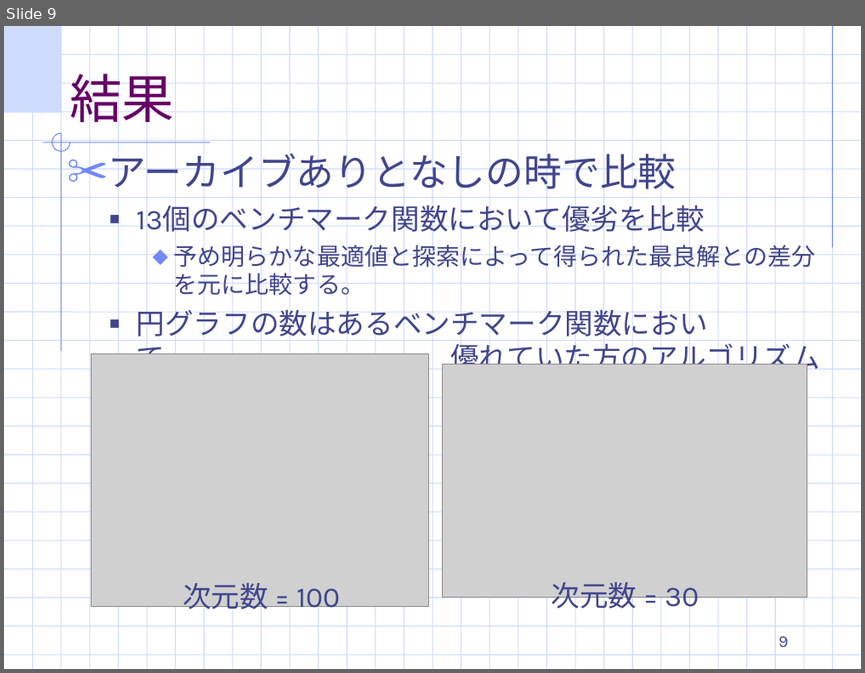
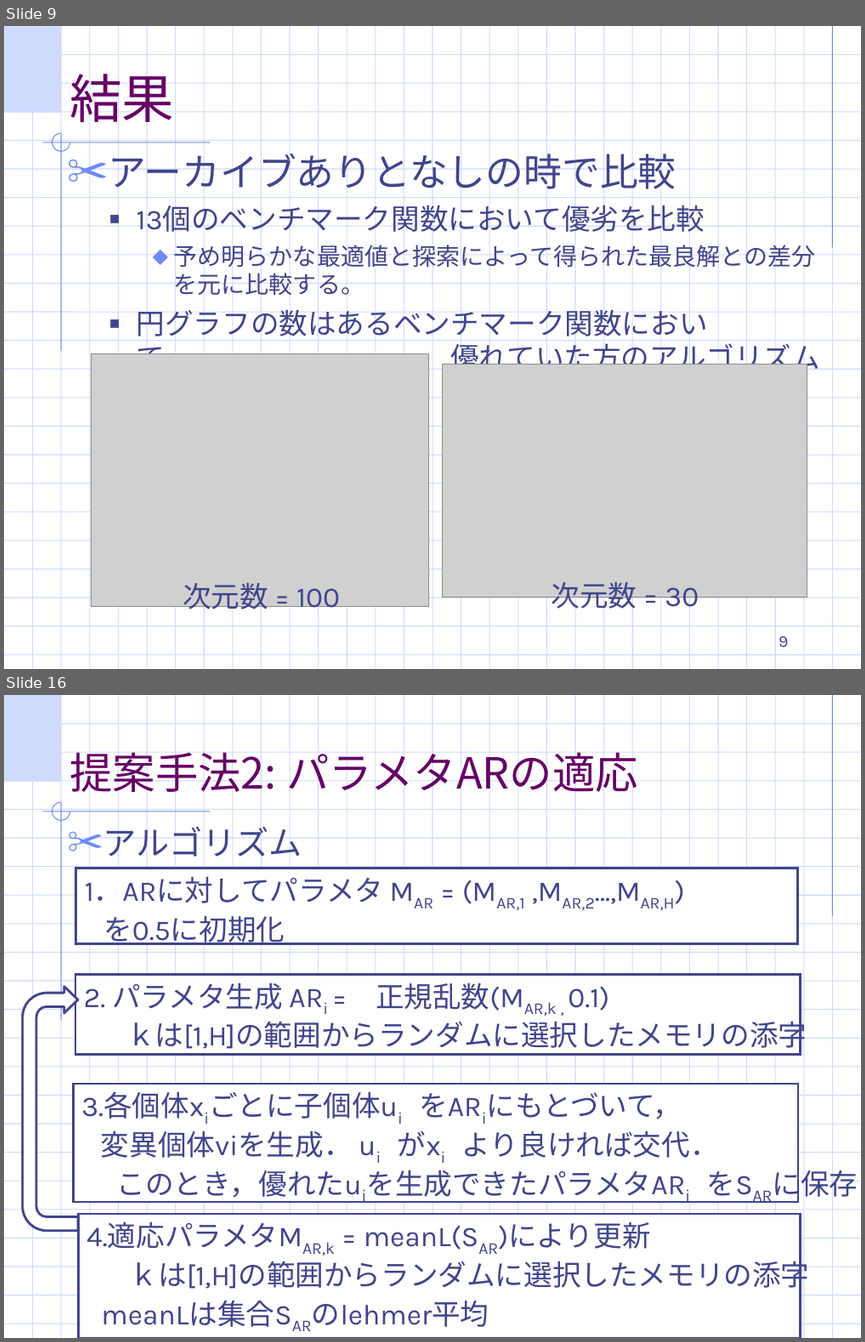
Before and after one commit to TakefumiYamamura/labolatry, a slide deck: 適応DE最終ゼミ発表.ppt. Shown one above the other, each under a label of ours: slide 9 before the commit, slides 9 and 16 after it; the slides between them are not shown. The pictures are 865x673 and 865x1342 pixels, drawn with LibreOffice and Linux fonts; fonts in the diff are those of the drawing; grey boxes stand for pictures; background and template pictures are left out. Boxes give left, top, right and bottom in pixels: in the first picture for what was removed or moved away, otherwise in the second. Text is boxed around its words. In the diff, an @@ line names an element or a change of style, - is before the commit and + after.

```diff
--- a/適応DE最終ゼミ発表.ppt
+++ b/適応DE最終ゼミ発表.ppt
@@ slide 16 added at bbox=[4, 695, 861, 1338], background #FFFFFF; not listed: 56 template elements that a slide beside it also shows @@
@@ title added at bbox=[69, 745, 638, 800], 36 pt, text #660066 @@
+提案手法2: パラメタARの適応
@@ text added at bbox=[103, 821, 302, 864], 28 pt, text #40458C @@
+✂ アルゴリズム
@@ rectangle added at bbox=[76, 868, 797, 943], fill #FFFFFF, outline #40458C 2.01 pt, 24 pt, text #40458C @@
+1．ARに対してパラメタ MAR = (MAR,1 ,MAR,2…,MAR,H)
+を0.5に初期化
@@ rectangle added at bbox=[75, 975, 800, 1054], fill #FFFFFF, outline #40458C 2.01 pt, 24 pt, text #40458C @@
+2. パラメタ生成 ARi = 正規乱数(MAR,k , 0.1)
+ｋは[1,H]の範囲からランダムに選択したメモリの添字
@@ freeform shape added at bbox=[22, 987, 78, 1231], fill #FFFFFF, outline #40458C 2.01 pt @@
@@ rectangle added at bbox=[74, 1083, 798, 1202], fill #FFFFFF, outline #40458C 2.01 pt, 24 pt, text #40458C @@
+3.各個体xiごとに子個体ui をARiにもとづいて，
+変異個体viを生成． ui がxi より良ければ交代．
+このとき，優れたuiを生成できたパラメタARi をSARに保存
@@ rectangle added at bbox=[79, 1213, 800, 1338], fill #FFFFFF, outline #40458C 2.01 pt, 24 pt, text #40458C @@
+4.適応パラメタMAR,k = meanL(SAR)により更新
+ｋは[1,H]の範囲からランダムに選択したメモリの添字
+meanLは集合SARのlehmer平均
```
Also in this commit, not shown: 6 slides changed, 8 other slides added, 5 slides removed.
